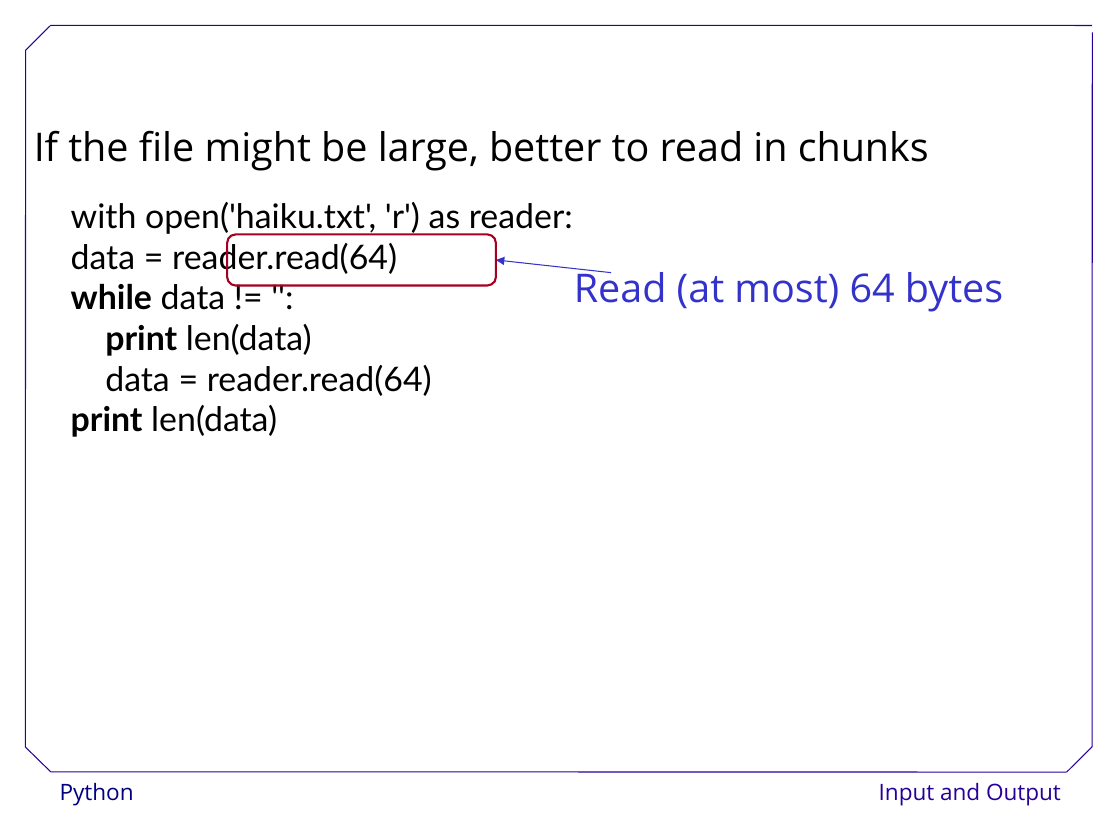
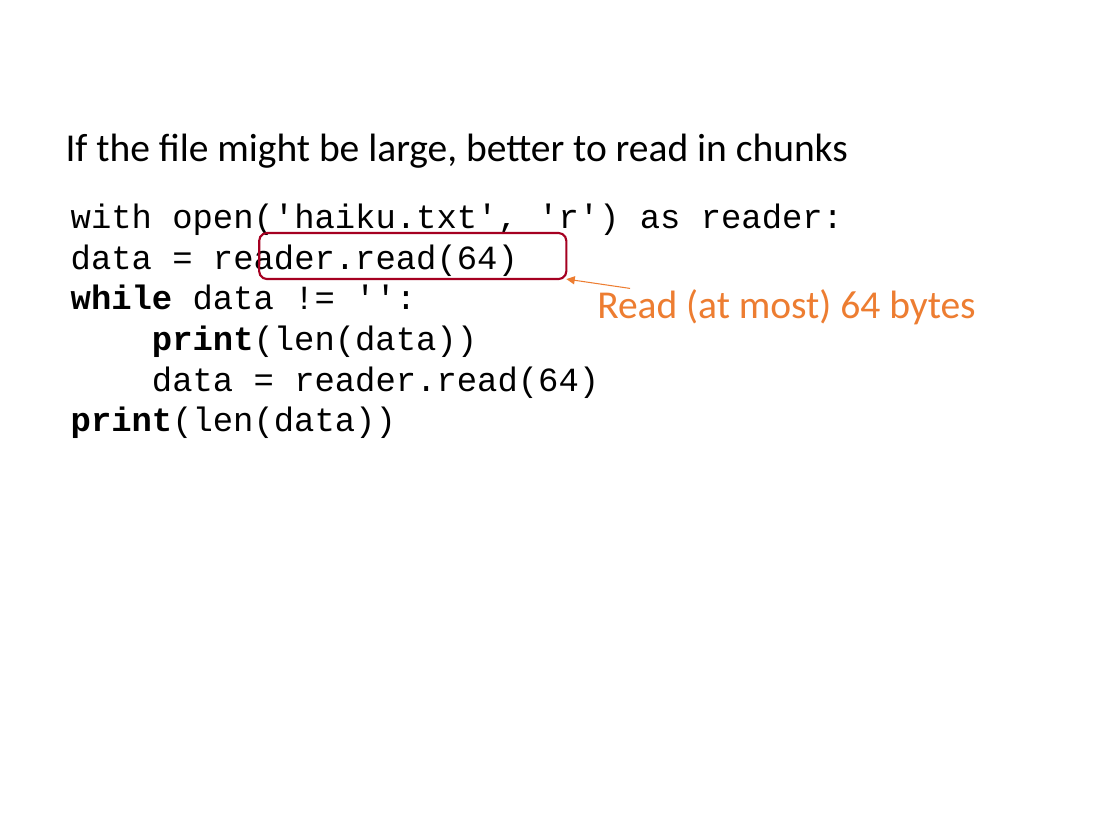
Before and after one commit to ncasuk/ncas-isc, a slide deck: slide 26 of python/presentations/learning_python/11_io.ppt. Drawn at 1120x840 pixels with LibreOffice and Linux fonts; fonts in the diff are those of the drawing; background and template pictures are left out. Boxes give left, top, right and bottom in pixels: in the first picture for what was removed or moved away, otherwise in the second. Text is boxed around its words. In the diff, an @@ line names an element or a change of style, - is before the commit and + after.

Commit message:
Updated and checked learning_python_11

```diff
--- a/python/presentations/learning_python/11_io.ppt
+++ b/python/presentations/learning_python/11_io.ppt
@@ text "If the file might be ...": place and size @@
-text "If the file might be ..." at (34, 130, 929, 171)
+text "If the file might be ..." at (66, 133, 848, 168)
@@ text "If the file might be ..." at (66, 133, 848, 168): font Open Sans to Calibri @@
@@ text at (71, 203, 843, 398): font Lato to Courier New in "with open('haiku.txt', 'r') as reader:", "data = reader.read(64)", "while data != '':", "data = reader.read(64)" @@
@@ rounded rectangle: place and size @@
-rounded rectangle at (228, 235, 497, 286)
+rounded rectangle at (259, 233, 566, 278)
@@ text "Read (at most) 64 bytes": place and size @@
-text "Read (at most) 64 bytes" at (574, 268, 1003, 312)
+text "Read (at most) 64 bytes" at (597, 285, 975, 325)
@@ text "Read (at most) 64 bytes" at (597, 285, 975, 325): font Open Sans to Calibri, text colour #3333CC to #ED7D31 @@
@@ arrow moved from (612, 272) - (496, 260) to (630, 289) - (566, 279) @@
@@ arrow (630, 289) - (566, 279): stroke #3333CC 0.74 pt to #ED7D31 0.74 pt @@
@@ text at (152, 325, 477, 357): text changed; font Lato to Courier New @@
-  print len(data)
+  print(len(data))
@@ text at (71, 407, 396, 438): text changed; font Lato to Courier New @@
-  print len(data)
+  print(len(data))
@@ group removed at (25, 25, 1093, 772): 7 lines @@
@@ text removed at (60, 783, 134, 806) @@
-Python
@@ text removed at (879, 783, 1061, 806) @@
-Input and Output
```
Also in this commit, not shown: 60 other slides changed.
